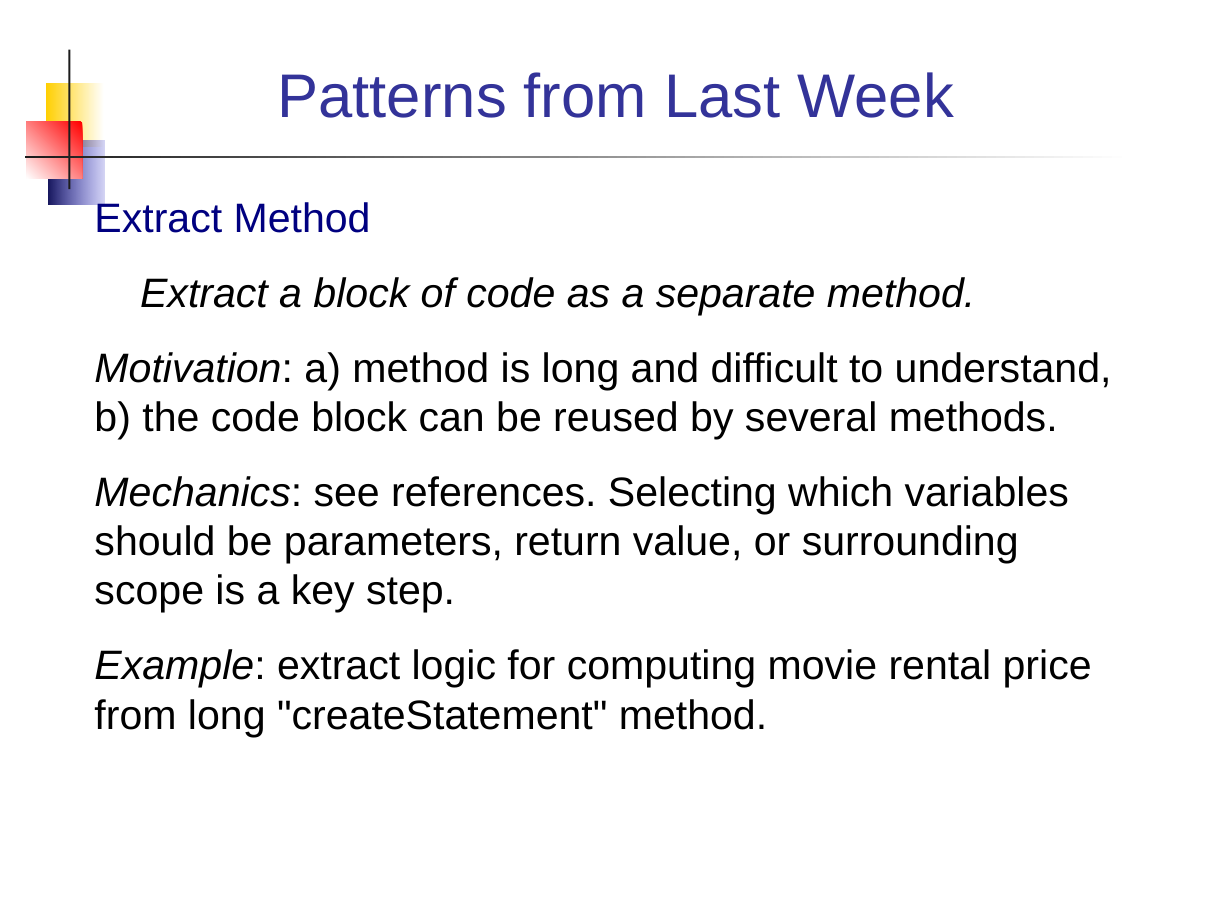
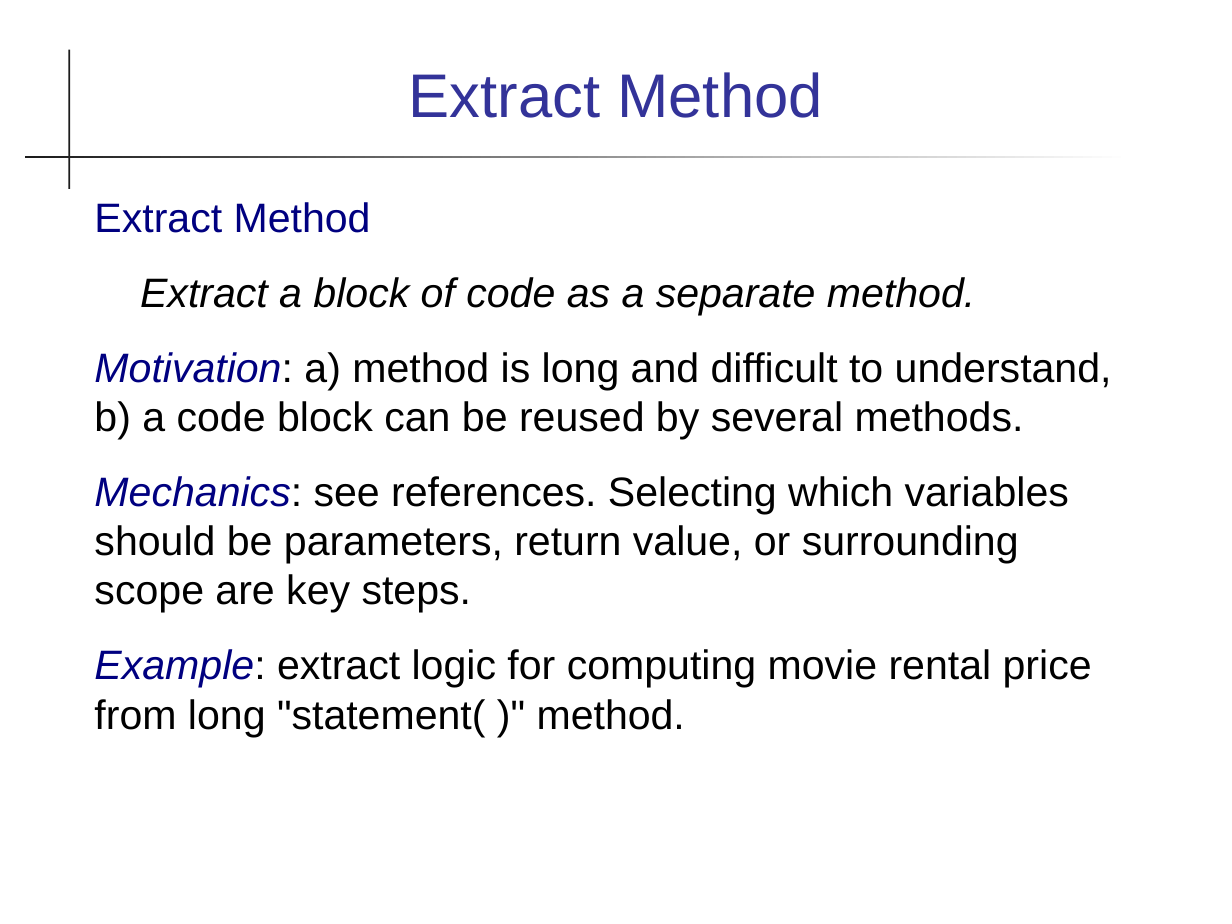
Before and after one commit to cpske/ISP, a slide deck: slide 2 of refactoring/Refactoring-Patterns.ppt. Drawn at 1232x924 pixels with LibreOffice and Linux fonts; fonts in the diff are those of the drawing. Boxes give left, top, right and bottom in pixels: in the first picture for what was removed or moved away, otherwise in the second. Text is boxed around its words. In the diff, an @@ line names an element or a change of style, - is before the commit and + after.

Commit message:
add refactoring patterns slides

```diff
--- a/refactoring/Refactoring-Patterns.ppt
+++ b/refactoring/Refactoring-Patterns.ppt
@@ rectangle removed at (x1=46, y1=83, x2=103, y2=147) @@
@@ title at (x1=409, y1=72, x2=822, y2=118): text changed @@
-Patterns from Last Week
+Extract Method
@@ rectangle removed at (x1=27, y1=122, x2=83, y2=179) @@
@@ rectangle removed at (x1=48, y1=140, x2=103, y2=205) @@
@@ text at (x1=94, y1=352, x2=1112, y2=737): text changed @@
-Motivation: a) method is long and difficult to understand, b) the code block can be reused by several methods.
-Mechanics: see references. Selecting which variables should be parameters, return value, or surrounding scope is a key step.
-Example: extract logic for computing movie rental price from long "createStatement" method.
+Motivation: a) method is long and difficult to understand, b) a code block can be reused by several methods.
+Mechanics: see references. Selecting which variables should be parameters, return value, or surrounding scope are key steps.
+Example: extract logic for computing movie rental price from long "statement( )" method.
```
Also in this commit, not shown: 15 other slides changed, 2 slides added, 2 other files.
